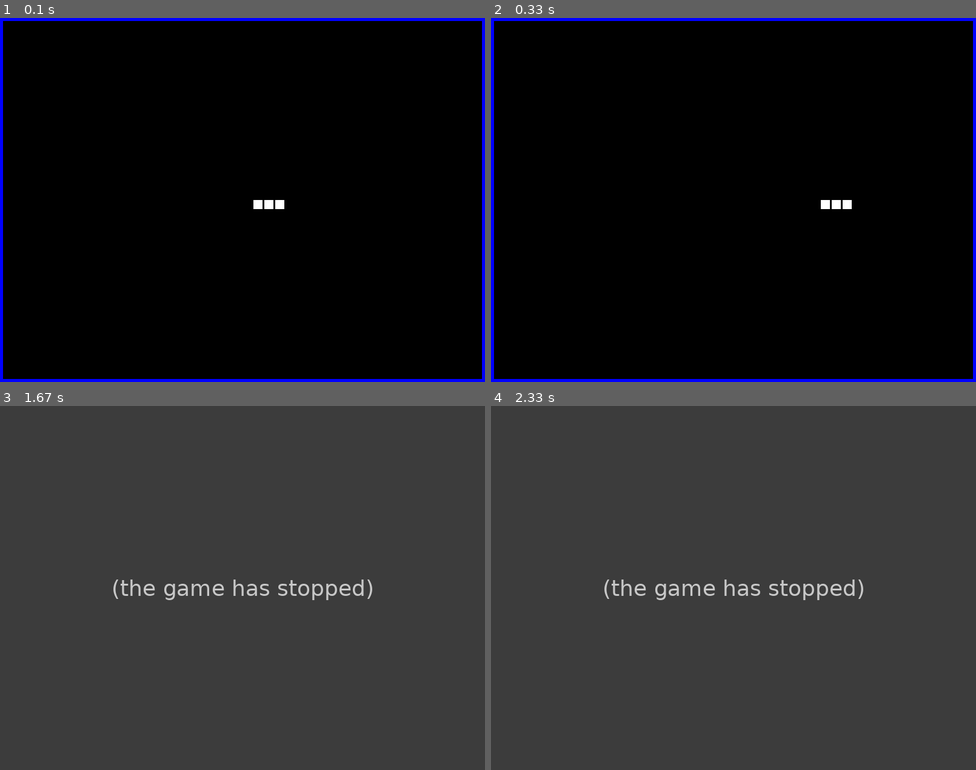
Above: before the commit, frames 1-4 (two rows, left to right).
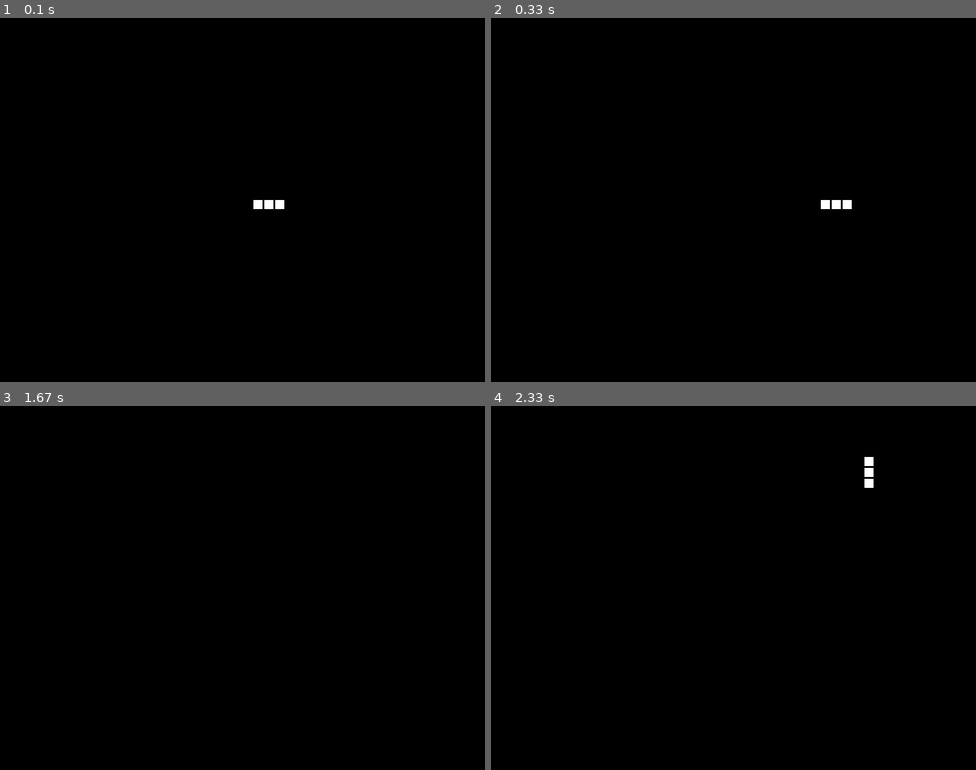
Above: after the commit, the same moments.

Repository: danlls/snake-pygame
Game: pygame game, started from main.py
Two runs of this game, one before a commit and one after it. Both use one fixed random seed, a clock stepped at 60 frames per second and the inputs below.
Inputs:
- Up to frame 1 (0.1 s): no input
- Up to frame 2 (0.33 s): no input
- Up to frame 3 (1.67 s): hold Up 0.33-0.8 s; hold Right 0.83-1.3 s; hold Down 1.33-1.63 s
- Up to frame 4 (2.33 s): hold Left 1.67-2.07 s; hold Up from 2.1 s (still down)

The runs differ from the first frame. In frame 1, 2.9% of the frame differs, in the area x 0-100%, y 0-100%; in frame 2, 2.9%; in frame 3, 100%; in frame 4, 100%.
Before the commit the program exited at 1.2 s; later frames show no game.

Commit message:
Revert "Ref #1: Add walls to game"

Diff:
--- a/main.py
+++ b/main.py
@@ -6,7 +6,6 @@
 # Color RGB values
 BLACK = (0, 0, 0)
 WHITE = (255, 255, 255)
-BLUE = (0, 0, 255)
 
 
 class Snake(pygame.sprite.Group):
@@ -52,9 +51,6 @@
     def head(self):
         return self.snake_segments[0]
 
-    def tail(self):
-        return self.snake_segments[1:]
-
     def on_horizontal(self):
         return self.y_vel == 0
 
@@ -87,16 +83,6 @@
         y = self.head().y + self.y_vel
         self.add_segment(x, y, 0)
 
-    def collides(self, sprite1):
-        # Only head will be colliding with other sprite
-        return self.head().check_collision(sprite1)
-
-    def collides_any(self, group):
-        for sprite in group:
-            if self.collides(sprite):
-                return True
-        return False
-
 
 class SnakeSegment(pygame.sprite.Sprite):
 
@@ -109,31 +95,10 @@
         self.image = pygame.Surface([width, height])
         self.image.fill(WHITE)
 
+        # Make our top-left corner the passed-in location.
         self.rect = self.image.get_rect()
         self.rect.x = self.x
         self.rect.y = self.y
-
-    def check_collision(self, sprite1):
-        return pygame.sprite.collide_rect(self, sprite1)
-
-
-class Wall(pygame.sprite.Sprite):
-
-    def __init__(self, color, startpoint, endpoint, thickness):
-        super().__init__()
-        width = abs(endpoint[0]-startpoint[0])
-        height = abs(endpoint[1]-startpoint[1])
-        if width == 0:
-            width = thickness
-        if height == 0:
-            height = thickness
-
-        self.image = pygame.Surface([width, height])
-        self.image.fill(color)
-
-        self.rect = self.image.get_rect()
-        self.rect.x = startpoint[0]
-        self.rect.y = startpoint[1]
 
 
 class App:
@@ -151,19 +116,7 @@
         # Puts snake starting point at middle of screen
         start_x = self.screen_width/2
         start_y = self.screen_height/2
-        self.snake = Snake(start_x, start_y, 3)
-
-        # Build walls
-        wall_thickness = 5
-        wall_color = BLUE
-        wall_list = [
-            Wall(wall_color, (0,0), (self.screen_width, 0), wall_thickness),
-            Wall(wall_color, (self.screen_width-wall_thickness, 0), (self.screen_width-wall_thickness, self.screen_height), wall_thickness),
-            Wall(wall_color, (0, self.screen_height-wall_thickness), (self.screen_width-wall_thickness, self.screen_height-wall_thickness), wall_thickness),
-            Wall(wall_color, (0,0), (0,self.screen_height), wall_thickness)
-        ]
-        self.walls = pygame.sprite.Group()
-        self.walls.add(wall_list)
+        self.snake = Snake(start_x, start_y)
 
     def run(self):
         while self.running:
@@ -171,7 +124,7 @@
                 if event.type == pygame.QUIT:
                     self.quit()
                 if event.type == pygame.KEYDOWN:
-                    # Only allow left or right movement when snake is moving
+                    # Only allow lfet or right movement when snake is moving
                     # in vertical direction
                     if self.snake.on_vertical():
                         if event.key == pygame.K_LEFT:
@@ -191,12 +144,9 @@
 
             # Update
             self.snake.move()
-            self.walls.draw(self.screen)
             self.snake.draw(self.screen)
+
             pygame.display.update()
-
-            if self.snake.collides_any(self.walls) or self.snake.collides_any(self.snake.tail()):
-                self.quit()
             self.clock.tick(FRAMERATE)
 
 
